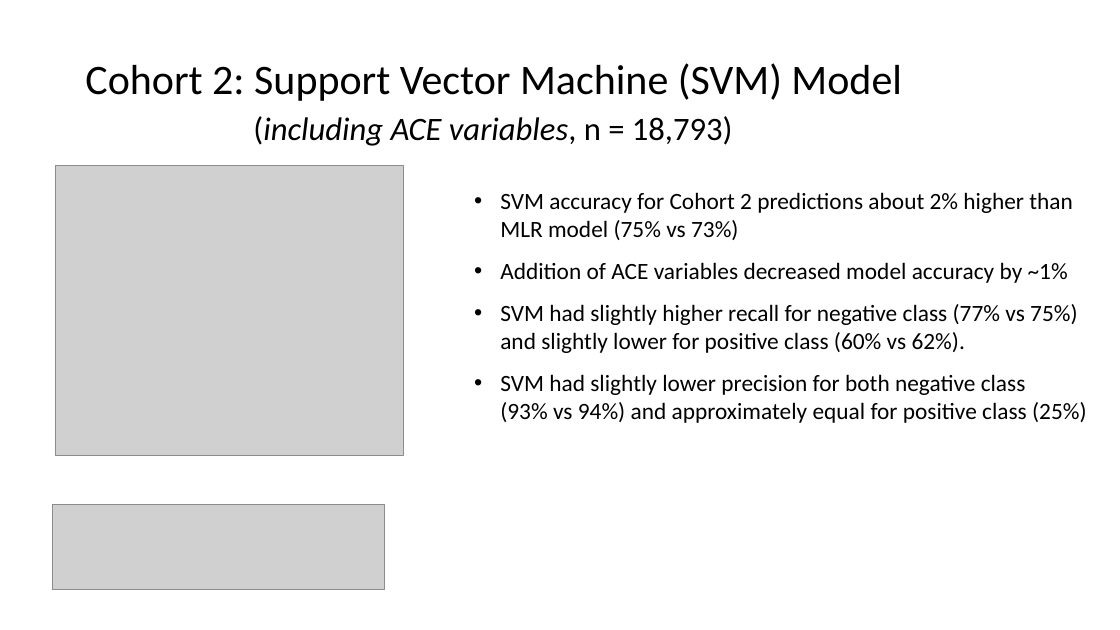
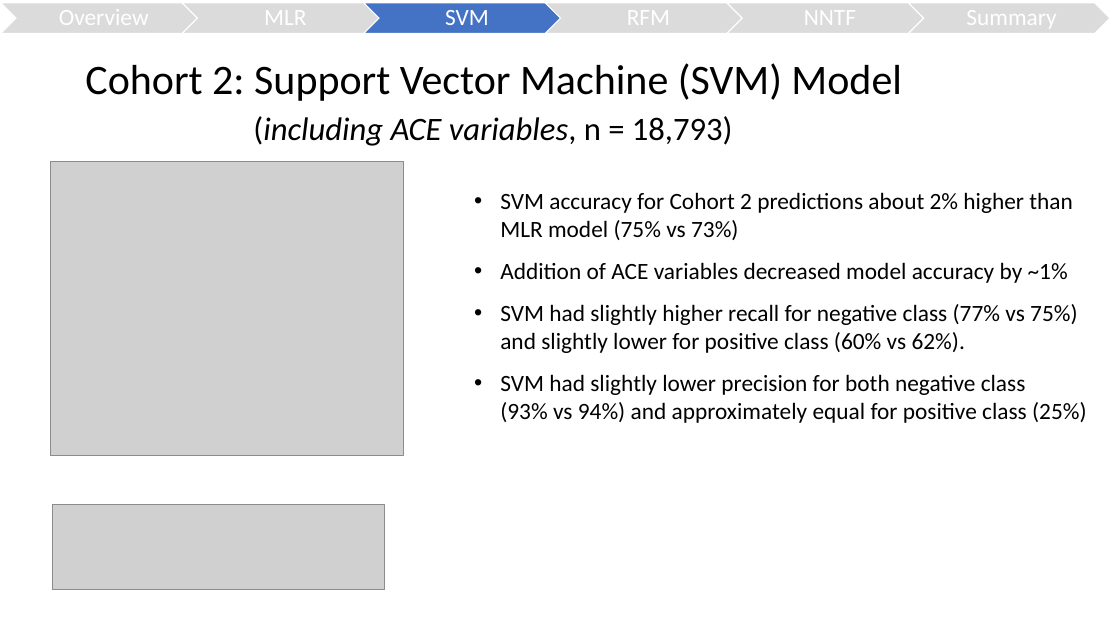
Before and after one commit to jfisher43/ana500, a slide deck: slide 14 of FisherJ_ANA500_Micro-Project_template.pptx. Drawn at 1120x630 pixels with LibreOffice and Linux fonts; fonts in the diff are those of the drawing; grey boxes stand for pictures. Boxes give left, top, right and bottom in pixels: in the first picture for what was removed or moved away, otherwise in the second. Text is boxed around its words. In the diff, an @@ line names an element or a change of style, - is before the commit and + after.

```diff
--- a/FisherJ_ANA500_Micro-Project_template.pptx
+++ b/FisherJ_ANA500_Micro-Project_template.pptx
@@ group added at <box>1,3,1110,34</box>: 6 chevrons, 6 texts @@
+Overview
+MLR
+SVM
+RFM
+NNTF
+Summary
@@ picture: place and size @@
-picture at <box>55,166,403,455</box>
+picture at <box>50,161,403,455</box>
```
Also in this commit, not shown: 11 other slides changed, 7 slides added, 1 slide removed, 3 other files.
